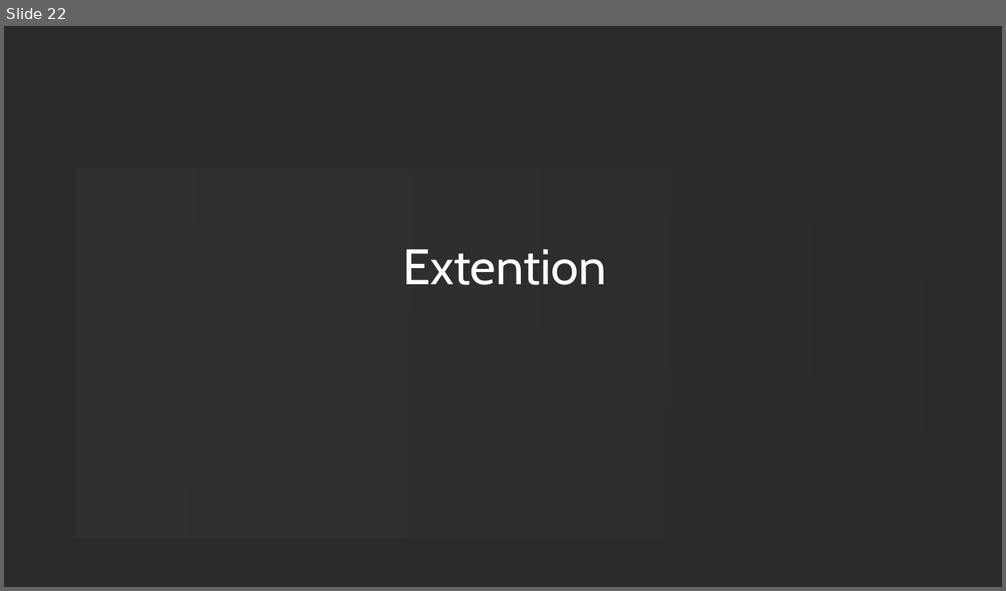
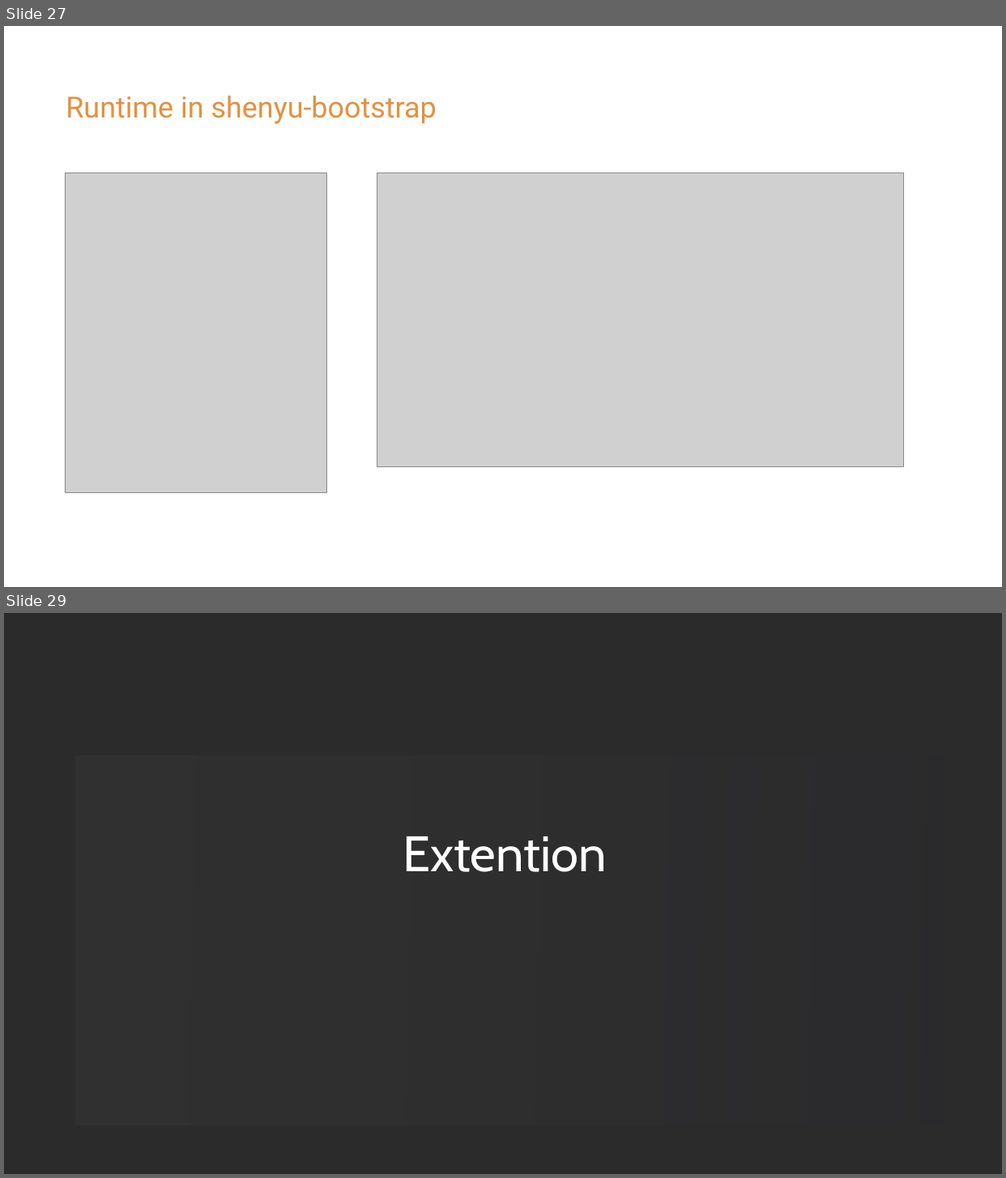
Before and after one commit to loongs-zhang/ACOCA2024-PlayWithWASM, a slide deck: PlayWithWASM.pptx. Shown one above the other, each under a label of ours: slide 22 before the commit, slides 27 and 29 after it; the slides between them are not shown. The pictures are 1006x591 and 1006x1178 pixels, drawn with LibreOffice and Linux fonts; fonts in the diff are those of the drawing; grey boxes stand for pictures; background and template pictures are left out; a plain dark background stands for a picture behind light text. Boxes give left, top, right and bottom in pixels: in the first picture for what was removed or moved away, otherwise in the second. Text is boxed around its words. In the diff, an @@ line names an element or a change of style, - is before the commit and + after.

```diff
--- a/PlayWithWASM.pptx
+++ b/PlayWithWASM.pptx
@@ slide 27 added at bbox=[4, 26, 1002, 587], background picture (left out) @@
@@ text added at bbox=[66, 96, 437, 124], 56 pt, text gradient #E3913F to #732D79 @@
+Runtime in shenyu-bootstrap
@@ picture added at bbox=[65, 173, 326, 493] @@
@@ picture added at bbox=[377, 173, 904, 467] @@
@@ what was slide 22 is now slide 29 @@
```
Also in this commit, not shown: 1 slide changed, 7 other slides added, 1 slide removed, 1 other file.
